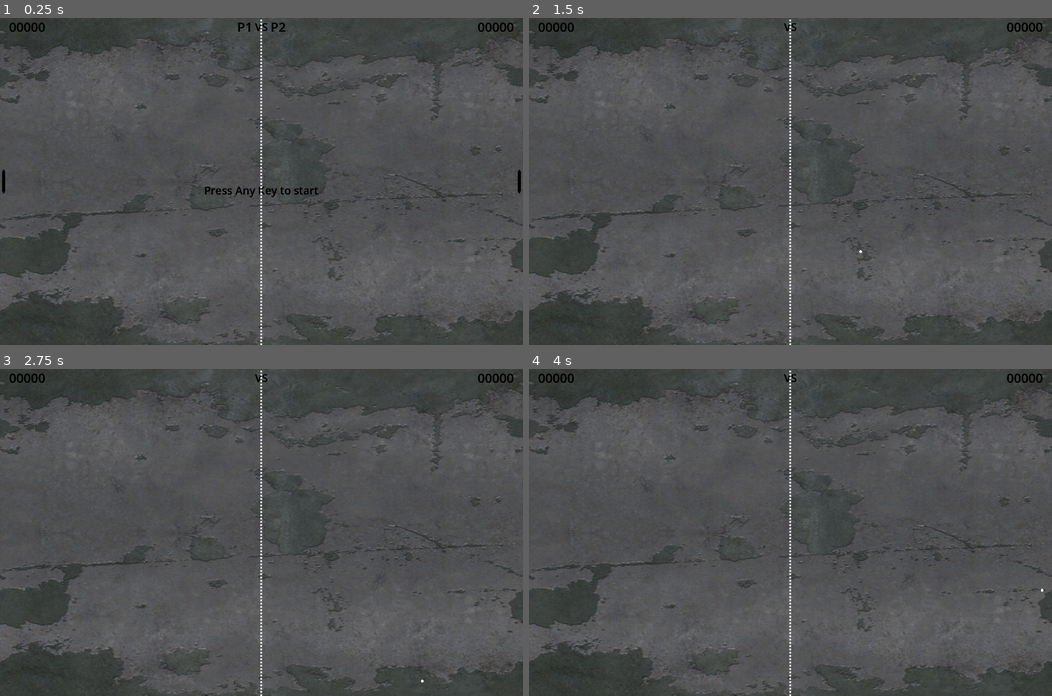
Above: before the commit, frames 1-4 (two rows, left to right).
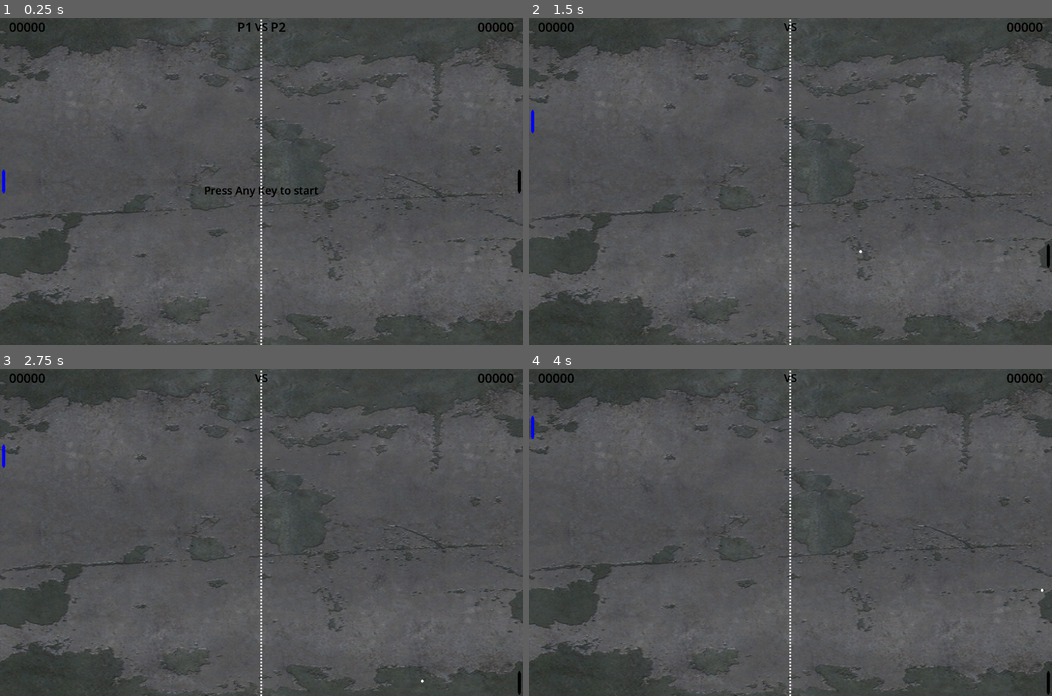
Above: after the commit, the same moments.

Repository: Fox-Alpha/Pong_Godot_4_Multiplayer
Game: Godot game, scene res://scenes/pong.tscn
The game is run twice, just before and just after one commit, with the same random seed, the same clock (stepped at 60 frames per second) and the same inputs.
Inputs (mouse positions are in pixels of both pictures, inside the frame that each line leads up to):
- Up to frame 1 (0.25 s): no input
- Up to frame 2 (1.5 s): tap Enter at 0.5 s; move the mouse to (905, 165) at 0.52 s; hold W (p1_up) 0.53-1.28 s; hold Down (p2_down) 0.53-1.28 s; click (905, 165) at 0.67 s; move the mouse to (685, 197) at 1.27 s; hold S (p1_down) from 1.28 s (still down); tap Up (p2_up) at 1.35 s
- Up to frame 3 (2.75 s): move the mouse to (313, 460) at 2.02 s; release S (p1_down) at 2.03 s; hold W (p1_up) from 2.03 s (still down); hold Down (p2_down) from 2.03 s (still down)
- Up to frame 4 (4 s): move the mouse to (764, 597) at 2.77 s; release Down (p2_down) at 2.78 s; tap Up (p2_up) at 2.85 s; click (764, 597) at 2.92 s; move the mouse to (947, 581) at 3.52 s; release W (p1_up) at 3.53 s; hold S (p1_down) from 3.53 s (still down); hold Down (p2_down) from 3.53 s (still down)

The runs differ from the first frame. In frame 1, less than 0.1% of the frame differs, in the area x 0-1%, y 46-54%; in frame 2, less than 0.1%; in frame 3, less than 0.1%, in the area x 0-100%, y 23-100%; in frame 4, less than 0.1%.
Error before the commit: Invalid assignment of property or key 'self_modulate' with value of type 'Nil' on a base object of type 'Sprite2D'. (res://assets/paddle/paddle_controller.gd:1…

Commit message:
Upd: Export Variablen angepasst

Diff:
--- a/assets/paddle/paddle_controller.tscn
+++ b/assets/paddle/paddle_controller.tscn
@@ -9,6 +9,7 @@
 [node name="PaddleController" type="CharacterBody2D"]
 motion_mode = 1
 script = ExtResource("1_6nf3y")
+playercolor = Color(0, 0.0666667, 1, 1)
 
 [node name="Paddle" type="Sprite2D" parent="."]
 scale = Vector2(1, 2)
--- a/scenes/pong.tscn
+++ b/scenes/pong.tscn
@@ -41,5 +41,8 @@
 texture = ExtResource("7_5w5cs")
 
 [node name="Left" parent="." instance=ExtResource("7_0ob1d")]
+playercolor = Color(0, 0, 1, 1)
 
 [node name="Right" parent="." instance=ExtResource("7_0ob1d")]
+PlayerPaddle = 1
+playercolor = Color(1, 0, 0, 1)
